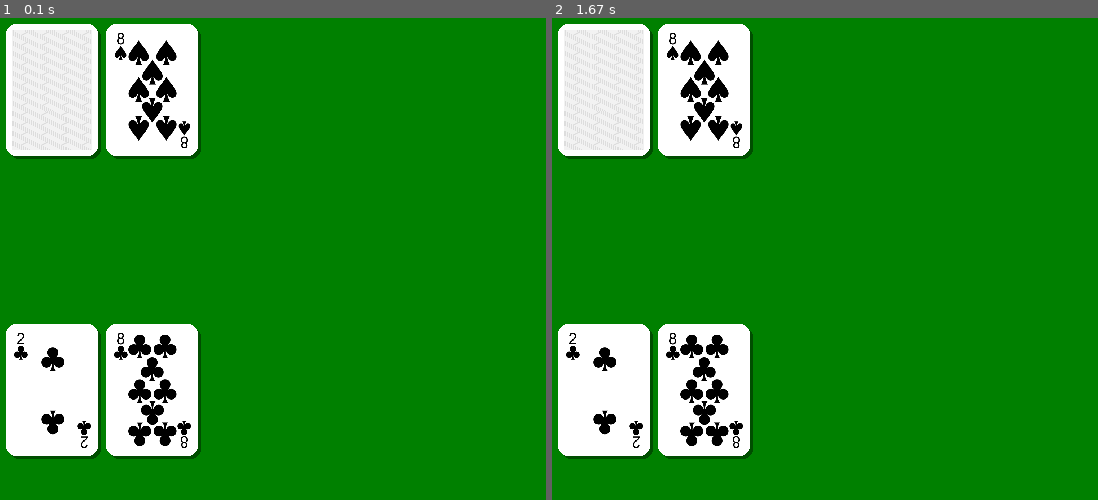
Above: before the commit, frames 1-2 (left to right).
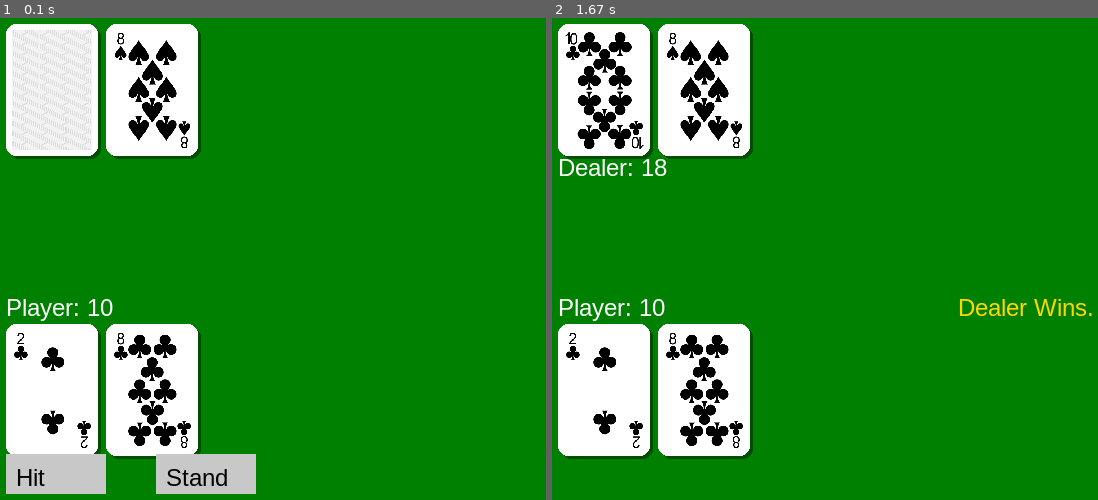
Above: after the commit, the same moments.

Repository: NathanGr33n/blackjack_pygame
Game: pygame game, started from main.py
The game is run twice, just before and just after one commit, with the same random seed, the same clock (stepped at 60 frames per second) and the same inputs.
Inputs (mouse positions are in pixels of both pictures, inside the frame that each line leads up to):
- Up to frame 1 (0.1 s): no input
- Up to frame 2 (1.67 s): click (759, 475) at 0.38 s, where only the run after the commit has a clickable "Stand"

The runs differ from the first frame. In frame 1, 3.3% of the frame differs, in the area x 1-47%, y 58-99%; in frame 2, 2.9%.

Commit message:
Implemented Hit, Stand, and Scoring

Diff:
--- a/main.py
+++ b/main.py
@@ -2,22 +2,24 @@
 # NathanGr33n
 # June 20, 2025
 
-import pygame
+#Library Imports
+import pygame #Game Engine
 import sys
 import os
-from deck import Deck
+from deck import Deck #Imports deck class
 
-# Setup
+#Game Engine and Window Setup
 pygame.init()
 WIDTH, HEIGHT = 800, 600
 screen = pygame.display.set_mode((WIDTH, HEIGHT))
 pygame.display.set_caption("Blackjack")
+font = pygame.font.SysFont("Arial", 24)
 
-# Load card back image once
+# Load card back
 card_back = pygame.image.load(os.path.join("assets", "cards", "png", "back.png")).convert_alpha()
 card_back = pygame.transform.scale(card_back, (80, 120))
 
-# Load and scale PNG cards
+#loads png images for cards
 def load_png_card(path, size=(80, 120)):
     try:
         image = pygame.image.load(path).convert_alpha()
@@ -26,25 +28,20 @@
         print(f"Error loading PNG '{path}': {e}")
         return None
 
-# Draw card with a white frame and drop shadow
 def draw_card_with_border(card_surface, x, y, card_size=(80, 120), border_thickness=6):
     if card_surface is None:
         return
-
     width = card_size[0] + 2 * border_thickness
     height = card_size[1] + 2 * border_thickness
-
     shadow = pygame.Surface((width, height), pygame.SRCALPHA)
     pygame.draw.rect(shadow, (0, 0, 0, 100), shadow.get_rect(), border_radius=10)
     screen.blit(shadow, (x + 3, y + 3))
-
     frame = pygame.Surface((width, height), pygame.SRCALPHA)
     pygame.draw.rect(frame, (255, 255, 255), frame.get_rect(), border_radius=10)
     screen.blit(frame, (x, y))
-
     screen.blit(card_surface, (x + border_thickness, y + border_thickness))
 
-# Draw a hand; optionally hide the first card
+#display cards
 def draw_hand(hand, y, hide_first=False):
     for i, card in enumerate(hand):
         x = 100 + i * 100
@@ -54,24 +51,90 @@
             card_surface = load_png_card(card.image_path)
             draw_card_with_border(card_surface, x, y)
 
-# Deal initial cards
+#calculate value of cards in hand
+def calculate_hand_value(hand):
+    value = 0
+    aces = 0
+    for card in hand:
+        val = card.value()
+        value += val
+        if card.rank == 'ace':
+            aces += 1
+    # Convert Ace from 11 to 1 as needed
+    while value > 21 and aces > 0:
+        value -= 10
+        aces -= 1
+    return value
+
+def draw_text(text, x, y, color=(255,255,255)):
+    surface = font.render(text, True, color)
+    screen.blit(surface, (x, y))
+
+def draw_button(text, rect, color, text_color=(0,0,0)):
+    pygame.draw.rect(screen, color, rect)
+    draw_text(text, rect[0] + 10, rect[1] + 10, text_color)
+
+# Game setup
 deck = Deck()
 player_hand = [deck.deal(), deck.deal()]
 dealer_hand = [deck.deal(), deck.deal()]
+player_turn = True
+game_over = False
+winner = ""
+
+# Button areas
+hit_button = pygame.Rect(100, 530, 100, 40)
+stand_button = pygame.Rect(250, 530, 100, 40)
 
 # Game loop
 running = True
 while running:
     screen.fill((0, 128, 0))  # Green felt background
+    draw_hand(player_hand, 400)
+    draw_hand(dealer_hand, 100, hide_first=(player_turn and not game_over))
 
-    draw_hand(player_hand, 400)                  # Player's full hand
-    draw_hand(dealer_hand, 100, hide_first=True) # Dealer's hand (first card hidden)
+    player_value = calculate_hand_value(player_hand) #player's hand value
+    dealer_value = calculate_hand_value(dealer_hand if not player_turn else dealer_hand[1:]) #dealer's hand value
+
+    draw_text(f"Player: {player_value}", 100, 370)
+    if not player_turn:
+        draw_text(f"Dealer: {calculate_hand_value(dealer_hand)}", 100, 230) #displays dealers score
+
+    if game_over:
+        draw_text(winner, 500, 370, (255, 215, 0)) #displays winner text
+
+    if player_turn and not game_over:
+        draw_button("Hit", hit_button, (200, 200, 200)) #displays hit button
+        draw_button("Stand", stand_button, (200, 200, 200)) #display stand button
 
     for event in pygame.event.get():
         if event.type == pygame.QUIT:
             running = False
+        elif event.type == pygame.MOUSEBUTTONDOWN and player_turn and not game_over:
+            if hit_button.collidepoint(event.pos):
+                player_hand.append(deck.deal())
+                player_value = calculate_hand_value(player_hand)
+                if player_value > 21: #if player's hand value is greater than 21 (bust)
+                    game_over = True
+                    player_turn = False
+                    winner = "Bust! Dealer Wins."
+            elif stand_button.collidepoint(event.pos):
+                player_turn = False
+                # Dealer's turn
+                while calculate_hand_value(dealer_hand) < 17:
+                    dealer_hand.append(deck.deal())
+                dealer_value = calculate_hand_value(dealer_hand)
+                player_value = calculate_hand_value(player_hand)
+                game_over = True
+                if dealer_value > 21 or player_value > dealer_value: #Win Conditions
+                    winner = "Player Wins!"
+                elif player_value == dealer_value: #Tie Conditions
+                    winner = "Push! It's a tie."
+                else:
+                    winner = "Dealer Wins."
 
     pygame.display.flip()
 
+#cleanup
 pygame.quit()
 sys.exit()
